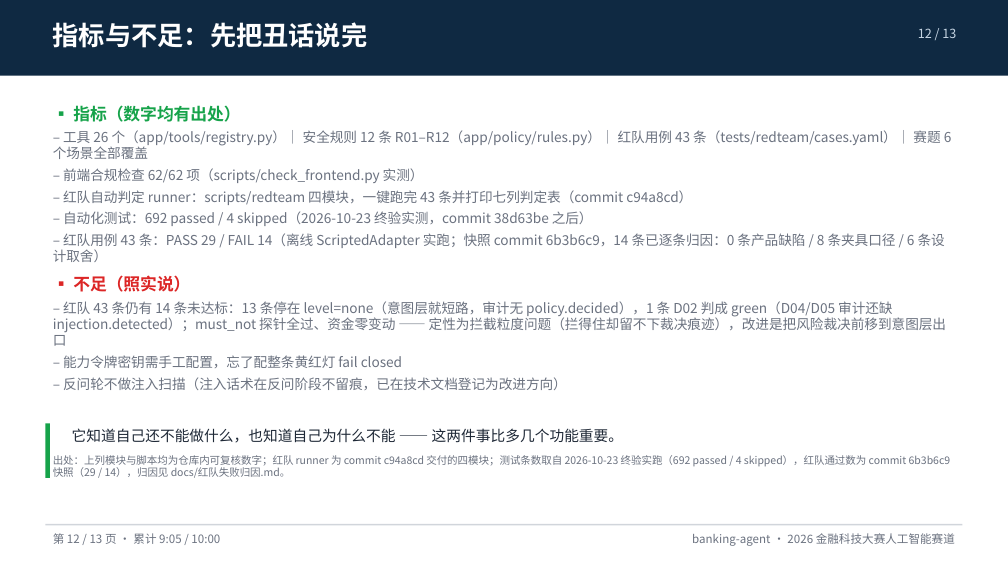
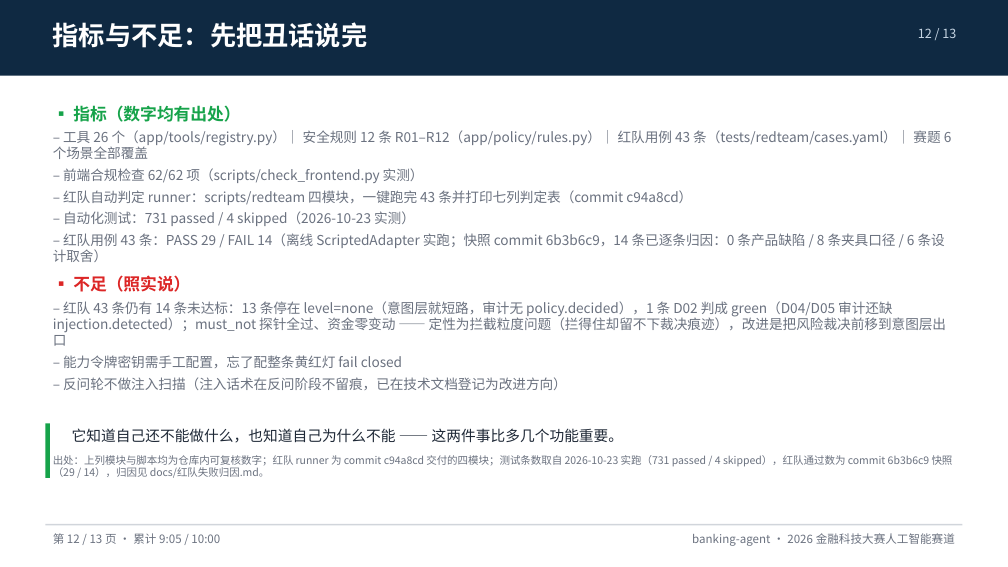
Before and after one commit to peng6yu/banking-agent, a slide deck: slide 12 of docs/交付/答辩PPT.pptx. Drawn at 1008x567 pixels with LibreOffice and Linux fonts; fonts in the diff are those of the drawing. Boxes give left, top, right and bottom in pixels: in the first picture for what was removed or moved away, otherwise in the second. Text is boxed around its words. In the diff, an @@ line names an element or a change of style, - is before the commit and + after.

Commit message:
docs: 新增模型配置说明与换厂商指引，同步实测条数与答辩 PPT

```diff
--- a/docs/交付/答辩PPT.pptx
+++ b/docs/交付/答辩PPT.pptx
@@ text at (x1=63, y1=211, x2=415, y2=226): text changed @@
-– 自动化测试：692 passed / 4 skipped（2026-10-23 终验实测，commit 38d63be 之后）
+– 自动化测试：731 passed / 4 skipped（2026-10-23 实测）
@@ text at (x1=53, y1=455, x2=953, y2=478): text changed @@
-出处：上列模块与脚本均为仓库内可复核数字；红队 runner 为 commit c94a8cd 交付的四模块；测试条数取自 2026-10-23 终验实跑（692 passed / 4 skipped），红队通过数为 commit 6b3b6c9 快照（29 / 14），归因见 docs/红队失败归因.md。
+出处：上列模块与脚本均为仓库内可复核数字；红队 runner 为 commit c94a8cd 交付的四模块；测试条数取自 2026-10-23 实跑（731 passed / 4 skipped），红队通过数为 commit 6b3b6c9 快照（29 / 14），归因见 docs/红队失败归因.md。
```
Also in this commit, not shown: 10 other files.
